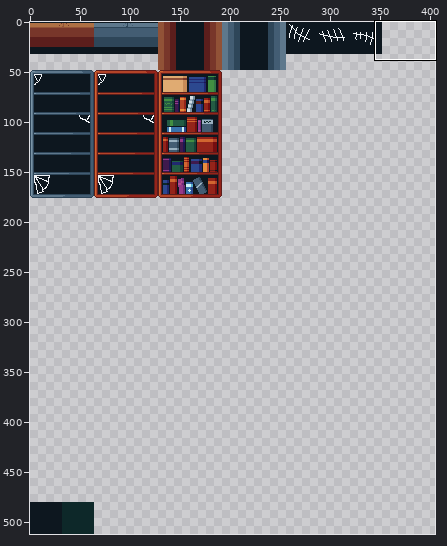
Two states of a sprite sheet, sprites/maps/mapsheet.png. Above: a wide view before the commit, with the close-up outlined.
Close-up. First the earlier version:
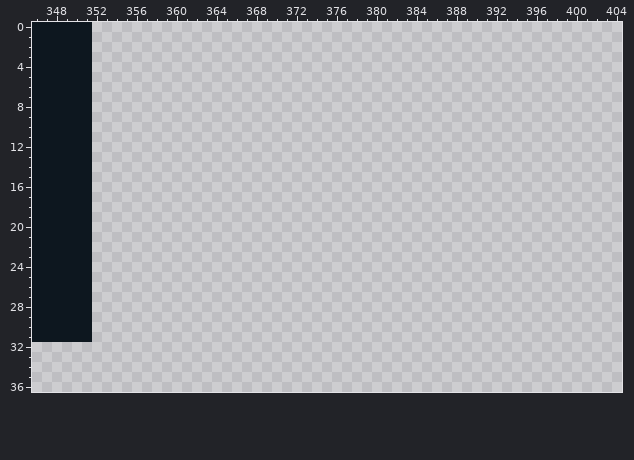
The file is 512x512 pixels. Shown: x 346..404, y 0..36. The wide view leaves out empty margins.
The result:
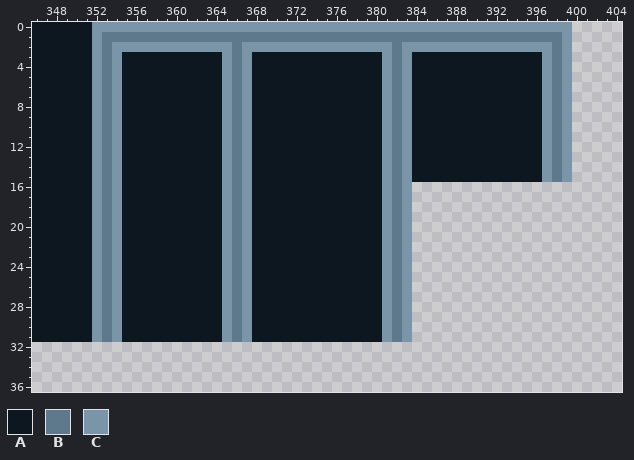
Palette (. is transparent): A #0d171f  B #5e788c  C #7a95a7
What changed:
@@ x 346..404 @@
- 0 AAAAAA.....................................................
- 1 AAAAAA.....................................................
- 2 AAAAAA.....................................................
- 3 AAAAAA.....................................................
- 4 AAAAAA.....................................................
- 5 AAAAAA.....................................................
- 6 AAAAAA.....................................................
- 7 AAAAAA.....................................................
- 8 AAAAAA.....................................................
- 9 AAAAAA.....................................................
-10 AAAAAA.....................................................
-11 AAAAAA.....................................................
-12 AAAAAA.....................................................
-13 AAAAAA.....................................................
-14 AAAAAA.....................................................
-15 AAAAAA.....................................................
-16 AAAAAA.....................................................
-17 AAAAAA.....................................................
-18 AAAAAA.....................................................
-19 AAAAAA.....................................................
-20 AAAAAA.....................................................
-21 AAAAAA.....................................................
-22 AAAAAA.....................................................
-23 AAAAAA.....................................................
-24 AAAAAA.....................................................
-25 AAAAAA.....................................................
-26 AAAAAA.....................................................
-27 AAAAAA.....................................................
-28 AAAAAA.....................................................
-29 AAAAAA.....................................................
-30 AAAAAA.....................................................
-31 AAAAAA.....................................................
+ 0 AAAAAACCCCCCCCCCCCCCCCCCCCCCCCCCCCCCCCCCCCCCCCCCCCCCCC.....
+ 1 AAAAAACBBBBBBBBBBBBBBBBBBBBBBBBBBBBBBBBBBBBBBBBBBBBBBC.....
+ 2 AAAAAACBCCCCCCCCCCCCBCCCCCCCCCCCCCCCBCCCCCCCCCCCCCCCBC.....
+ 3 AAAAAACBCAAAAAAAAAACBCAAAAAAAAAAAAACBCAAAAAAAAAAAAACBC.....
+ 4 AAAAAACBCAAAAAAAAAACBCAAAAAAAAAAAAACBCAAAAAAAAAAAAACBC.....
+ 5 AAAAAACBCAAAAAAAAAACBCAAAAAAAAAAAAACBCAAAAAAAAAAAAACBC.....
+ 6 AAAAAACBCAAAAAAAAAACBCAAAAAAAAAAAAACBCAAAAAAAAAAAAACBC.....
+ 7 AAAAAACBCAAAAAAAAAACBCAAAAAAAAAAAAACBCAAAAAAAAAAAAACBC.....
+ 8 AAAAAACBCAAAAAAAAAACBCAAAAAAAAAAAAACBCAAAAAAAAAAAAACBC.....
+ 9 AAAAAACBCAAAAAAAAAACBCAAAAAAAAAAAAACBCAAAAAAAAAAAAACBC.....
+10 AAAAAACBCAAAAAAAAAACBCAAAAAAAAAAAAACBCAAAAAAAAAAAAACBC.....
+11 AAAAAACBCAAAAAAAAAACBCAAAAAAAAAAAAACBCAAAAAAAAAAAAACBC.....
+12 AAAAAACBCAAAAAAAAAACBCAAAAAAAAAAAAACBCAAAAAAAAAAAAACBC.....
+13 AAAAAACBCAAAAAAAAAACBCAAAAAAAAAAAAACBCAAAAAAAAAAAAACBC.....
+14 AAAAAACBCAAAAAAAAAACBCAAAAAAAAAAAAACBCAAAAAAAAAAAAACBC.....
+15 AAAAAACBCAAAAAAAAAACBCAAAAAAAAAAAAACBCAAAAAAAAAAAAACBC.....
+16 AAAAAACBCAAAAAAAAAACBCAAAAAAAAAAAAACBC.....................
+17 AAAAAACBCAAAAAAAAAACBCAAAAAAAAAAAAACBC.....................
+18 AAAAAACBCAAAAAAAAAACBCAAAAAAAAAAAAACBC.....................
+19 AAAAAACBCAAAAAAAAAACBCAAAAAAAAAAAAACBC.....................
+20 AAAAAACBCAAAAAAAAAACBCAAAAAAAAAAAAACBC.....................
+21 AAAAAACBCAAAAAAAAAACBCAAAAAAAAAAAAACBC.....................
+22 AAAAAACBCAAAAAAAAAACBCAAAAAAAAAAAAACBC.....................
+23 AAAAAACBCAAAAAAAAAACBCAAAAAAAAAAAAACBC.....................
+24 AAAAAACBCAAAAAAAAAACBCAAAAAAAAAAAAACBC.....................
+25 AAAAAACBCAAAAAAAAAACBCAAAAAAAAAAAAACBC.....................
+26 AAAAAACBCAAAAAAAAAACBCAAAAAAAAAAAAACBC.....................
+27 AAAAAACBCAAAAAAAAAACBCAAAAAAAAAAAAACBC.....................
+28 AAAAAACBCAAAAAAAAAACBCAAAAAAAAAAAAACBC.....................
+29 AAAAAACBCAAAAAAAAAACBCAAAAAAAAAAAAACBC.....................
+30 AAAAAACBCAAAAAAAAAACBCAAAAAAAAAAAAACBC.....................
+31 AAAAAACBCAAAAAAAAAACBCAAAAAAAAAAAAACBC.....................
 32 ...........................................................
Changed places in both close-ups, as pixel boxes (x1, y1, x2, y2):
added: (92, 22, 572, 342)
